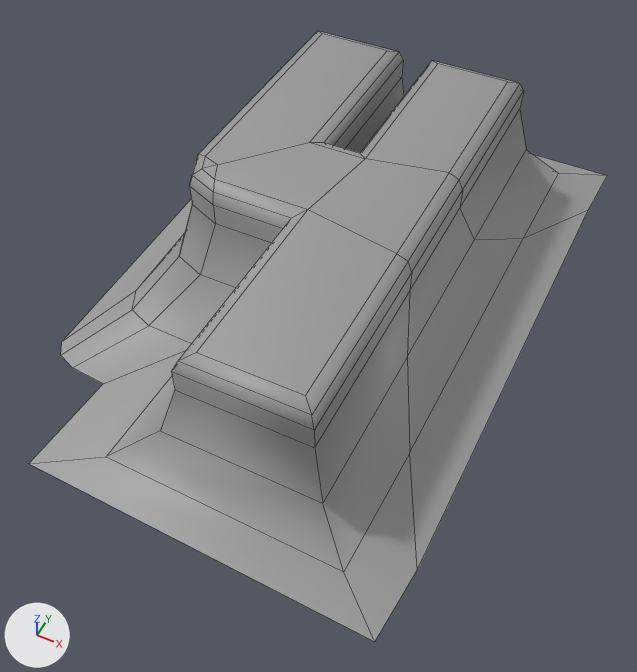
A saved change to the FBX model Assets/- Asset Store/Custom/Numbers/Number_4.fbx.
Before and after are seen from a camera (50 mm lens) standing at (0.198, -0.391, 0.442) and looking at (0.023, -0.042, 0.006). Arrows for +X, +Y and +Z are at lower left; the lights stay in place. Mesh edges are drawn as thin lines. Where no turn or scale is listed for an object, it has been applied to the vertices.

Before the edit, the objects in view are built like this:
```python
me_cube_012 = bpy.data.meshes.new('Cube.012')
me_cube_012.from_pydata(...)  # 99 vertices, 91 faces; spans x -0.134..0.151, y -0.212..0.222, z 0.0..0.1
me_cube_012.materials.append(mat_material)  # grey #9b9b9b
ob_number_4 = bpy.data.objects.new('Number_4', me_cube_012)
ob_number_4.location = (0.0, 0.0, 0.0)
```
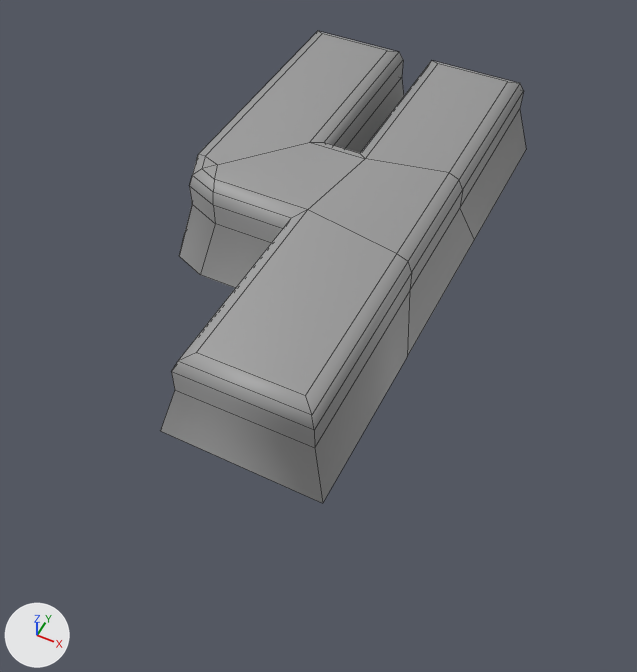
Changed parts and their boxes [x1, y1, x2, y2] in the pictures (637 x 672 px):
'Number_4', reshaped (37% narrower, 23% shorter): before [29, 31, 607, 642]; after [160, 31, 526, 503]
part 1 of me_cube_012, deleted: before [29, 150, 607, 642]

The change, as a diff of the scene's bpy script:
```diff
--- a/Assets/- Asset Store/Custom/Numbers/Number_4.fbx.py
+++ b/Assets/- Asset Store/Custom/Numbers/Number_4.fbx.py
@@ me_cube_012 @@
 # used by ob_number_4; location = (0.0, 0.0, 0.0)
-me_cube_012.from_pydata(...)  # 99 vertices, 91 faces; spans x -0.134..0.151, y -0.212..0.222, z 0.0..0.1
+me_cube_012.from_pydata(...)  # 71 vertices, 63 faces; spans x -0.089..0.092, y -0.171..0.173, z 0.037..0.1
+# me_cube_012 part 1
+# 28 vertices are removed from x -0.134..0.151, y -0.212..0.222, z 0.0..0.01
+# 28 faces are deleted
 me_cube_012.materials.append(mat_material)
```
